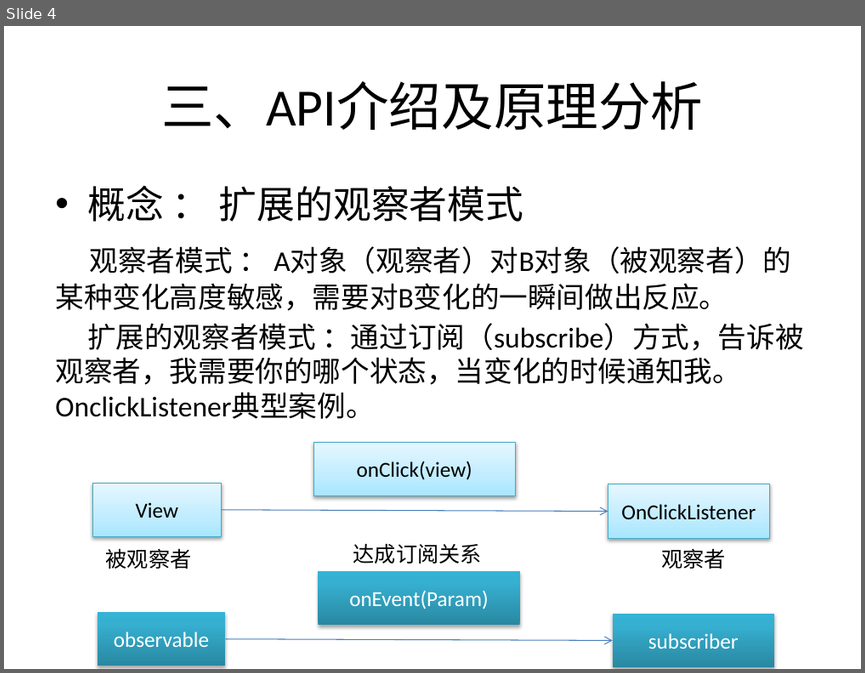
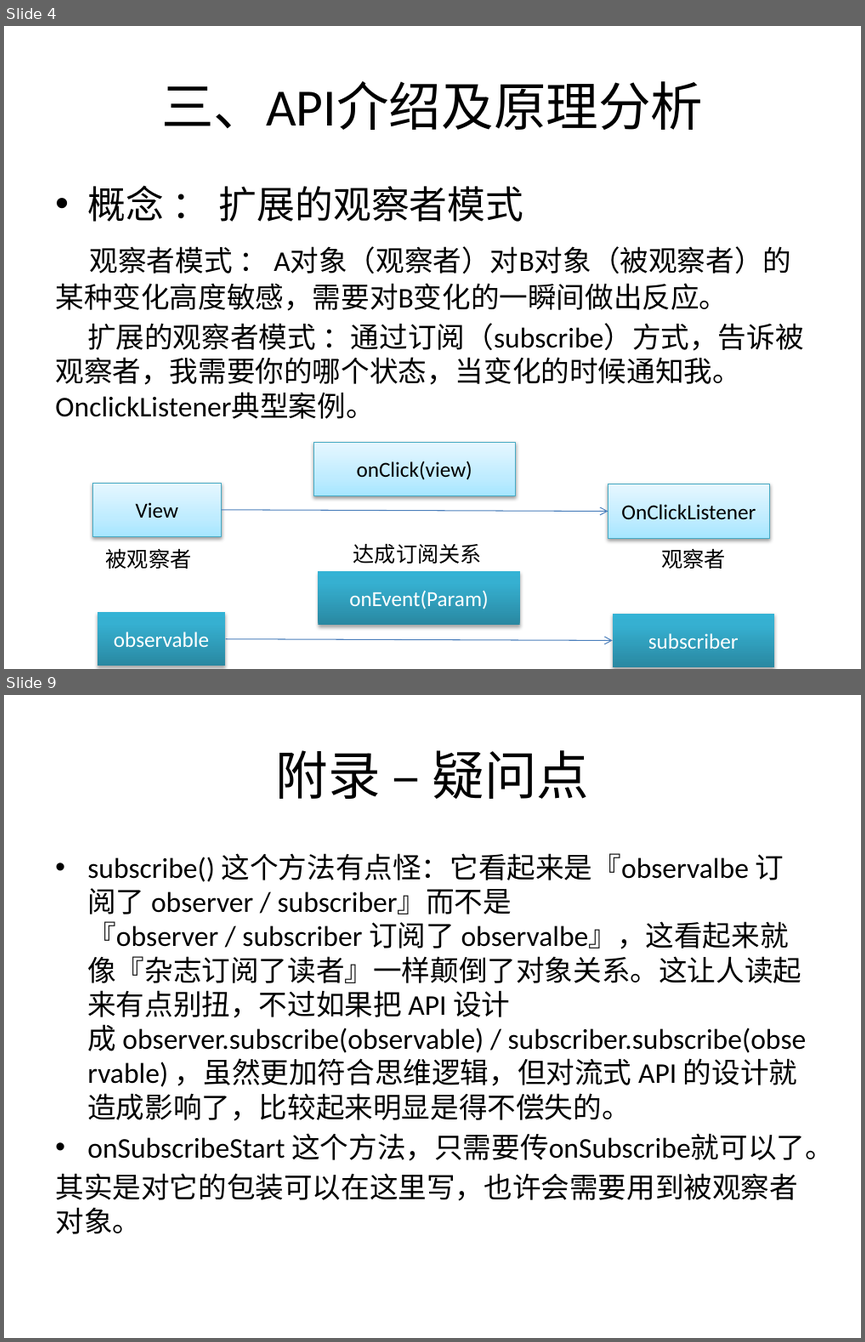
Before and after one commit to YongHuiLuo/TinyEasyView, a slide deck: RxJava 简介.pptx. Shown one above the other, each under a label of ours: slide 4 before the commit, slides 4 and 9 after it; the slides between them are not shown. The pictures are 865x673 and 865x1342 pixels, drawn with LibreOffice and Linux fonts; fonts in the diff are those of the drawing. Boxes give left, top, right and bottom in pixels: in the first picture for what was removed or moved away, otherwise in the second. Text is boxed around its words. In the diff, an @@ line names an element or a change of style, - is before the commit and + after.

```diff
--- a/RxJava 简介.pptx
+++ b/RxJava 简介.pptx
@@ slide 9 added at (x1=4, y1=695, x2=861, y2=1338), background #FFFFFF @@
@@ title added at (x1=276, y1=750, x2=589, y2=799), 44 pt, text #000000 @@
+附录 – 疑问点
@@ text added at (x1=55, y1=853, x2=834, y2=1234), 24 pt, text #000000 @@
+• subscribe() 这个方法有点怪：它看起来是『observalbe 订阅了 observer / subscriber』而不是『observer / subscriber 订阅了 observalbe』，这看起来就像『杂志订阅了读者』一样颠倒了对象关系。这让人读起来有点别扭，不过如果把 API 设计成 observer.subscribe(observable) / subscriber.subscribe(observable) ，虽然更加符合思维逻辑，但对流式 API 的设计就造成影响了，比较起来明显是得不偿失的。
+• onSubscribeStart 这个方法，只需要传onSubscribe就可以了。
+其实是对它的包装可以在这里写，也许会需要用到被观察者对象。
```
Also in this commit, not shown: 4 other slides added, 8 other files.
